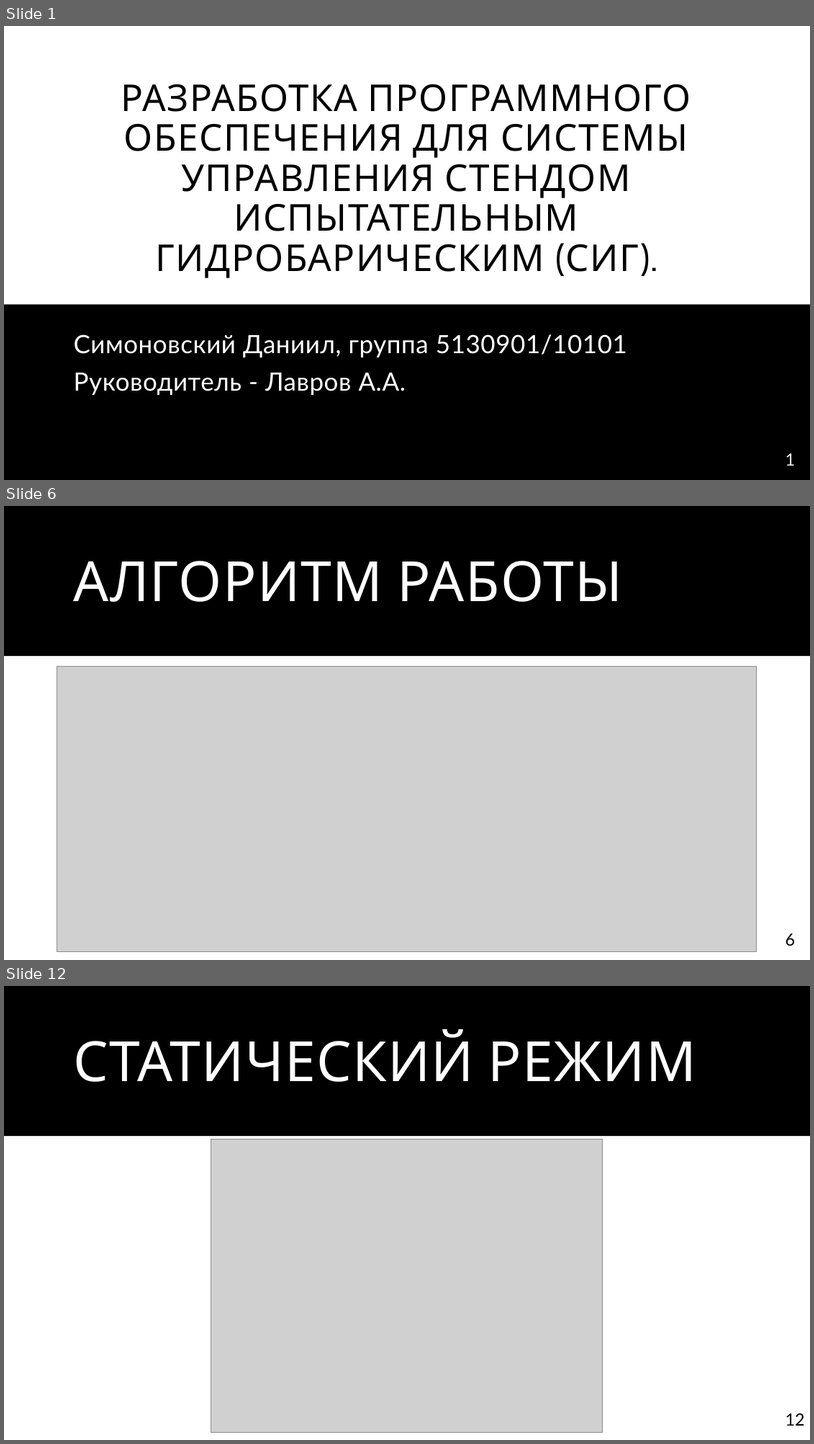
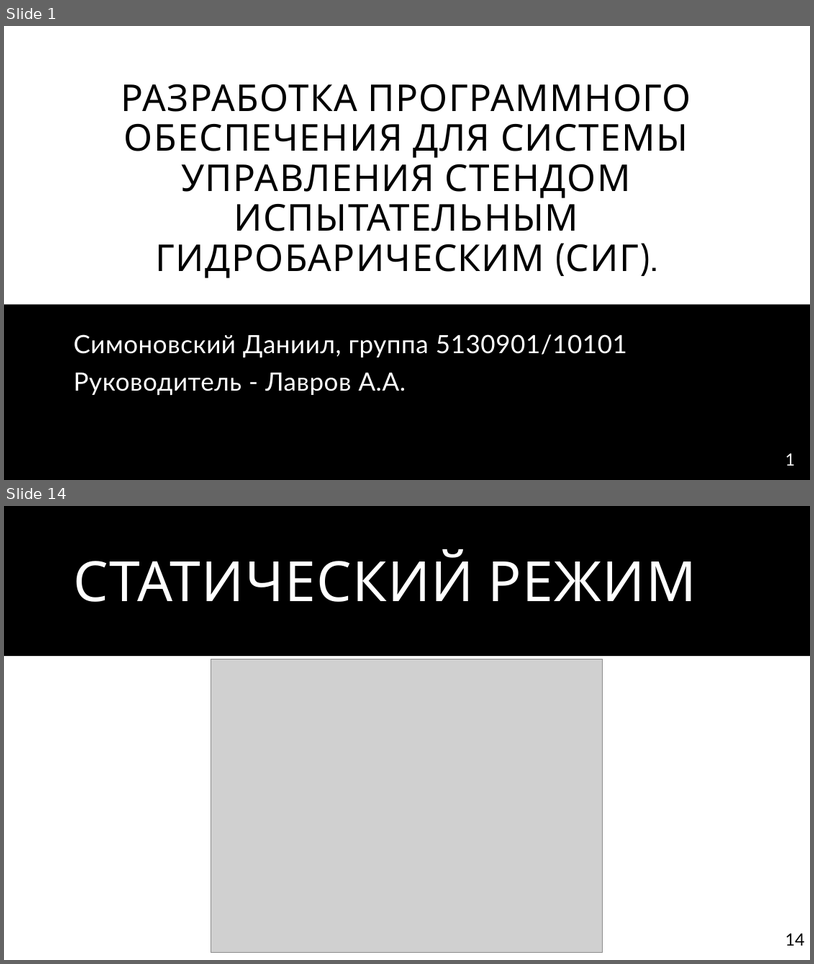
Before and after one commit to DafterT/FQW-SIG, a slide deck: Presentation/Защита СИГ.pptx. Shown one above the other, each under a label of ours: slides 1, 6 and 12 before the commit, slides 1 and 14 after it; the slides between them are not shown. The pictures are 814x1444 and 814x964 pixels, drawn with LibreOffice and Linux fonts; fonts in the diff are those of the drawing; grey boxes stand for pictures. Boxes give left, top, right and bottom in pixels: in the first picture for what was removed or moved away, otherwise in the second. Text is boxed around its words. In the diff, an @@ line names an element or a change of style, - is before the commit and + after.

```diff
--- a/Presentation/Защита СИГ.pptx
+++ b/Presentation/Защита СИГ.pptx
@@ slide 6 removed at (4, 506, 810, 960), background #FFFFFF; not listed: 1 template element that a slide beside it also shows @@
@@ title removed at (74, 561, 623, 602) @@
-АЛГОРИТМ РАБОТЫ
@@ picture removed at (57, 666, 757, 951) @@
@@ page number removed at (786, 933, 796, 946) @@
-6
@@ what was slide 12 is now slide 14 @@
@@ page number at (786, 933, 805, 945): text changed @@
-12
+14
```
Also in this commit, not shown: 4 slides changed, 9 slides added, 8 other slides removed, 19 other files.
